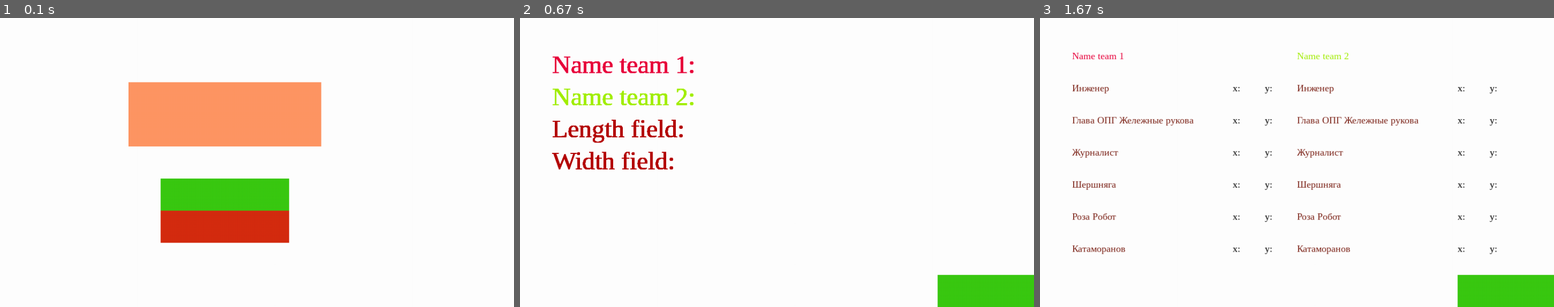
Above: before the commit, frames 1-3 (left to right).
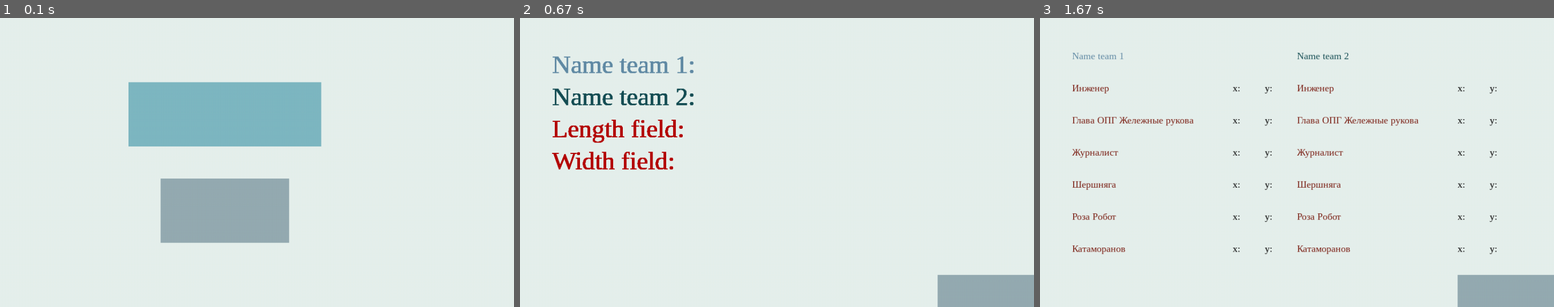
Above: after the commit, the same moments.

Repository: poLLiAziatka/Super-Gaame
Game: pygame game, started from interface.py
Two runs of this game, one before a commit and one after it. Both use one fixed random seed, a clock stepped at 60 frames per second and the inputs below.
Inputs (mouse positions are in pixels of both pictures, inside the frame that each line leads up to):
- Up to frame 1 (0.1 s): no input
- Up to frame 2 (0.67 s): click (746, 194) at 0.38 s
- Up to frame 3 (1.67 s): click (1507, 289) at 0.72 s

The runs differ from the first frame. In frame 1, 85% of the frame differs, in the area x 0-100%, y 0-100%; in frame 2, 82%; in frame 3, 81%.

Commit message:
Поменяла цветовую гамму; делаю все лишь бы не исправлять ошибки :)

Diff:
--- a/interface.py
+++ b/interface.py
@@ -4,12 +4,11 @@
 FPS = 60
 size = 60
 
-background_color = (255, 255, 255)
-name_game_color = (255, 150, 100)
-start_button_color = (58, 202, 19)
-exit_button_color = (214, 44, 17)
-team1_color = (233, 0, 58)
-team2_color = (162, 239, 0)
+background_color = (231, 240, 237)
+name_game_color = (127, 185, 194)
+button_color_1 = (149, 172, 178)
+team1_color = (98, 140, 166)
+team2_color = (22, 79, 85)
 team1_input = pygame_textinput.TextInput(initial_string='', font_family='serif', font_size=size // 10 * 8,
                                          text_color=team1_color, cursor_color=(255, 255, 255))
 team2_input = pygame_textinput.TextInput(initial_string='', font_family='serif', font_size=size // 10 * 8,
@@ -39,8 +38,8 @@
                     elif 5 * size <= pos[0] <= 9 * size and 6 * size <= pos[1] <= 7 * size:
                         exit()
         pygame.draw.rect(sc, name_game_color, (4 * size, 2 * size, 6 * size, 2 * size))
-        pygame.draw.rect(sc, start_button_color, (5 * size, 5 * size, 4 * size, 1 * size))
-        pygame.draw.rect(sc, exit_button_color, (5 * size, 6 * size, 4 * size, 1 * size))
+        pygame.draw.rect(sc, button_color_1, (5 * size, 5 * size, 4 * size, 1 * size))
+        pygame.draw.rect(sc, button_color_1, (5 * size, 6 * size, 4 * size, 1 * size))
 
         pygame.display.update()
         clock.tick(FPS)
@@ -75,7 +74,7 @@
         team2_input.update(events)
         sc.blit(team2_input.get_surface(), (size * 7, 2 * size))
 
-        pygame.draw.rect(sc, start_button_color, (13 * size, 8 * size, 3 * size, 1 * size))
+        pygame.draw.rect(sc, button_color_1, (13 * size, 8 * size, 3 * size, 1 * size))
 
         pygame.display.update()
         clock.tick(FPS)
@@ -112,7 +111,7 @@
             sc.blit(f1.render("y: ", 1, (0, 0, 0)), (14 * size, i * size))
         i = 1
 
-        pygame.draw.rect(sc, start_button_color, (13 * size, 8 * size, 3 * size, 1 * size))
+        pygame.draw.rect(sc, button_color_1, (13 * size, 8 * size, 3 * size, 1 * size))
         pygame.display.update()
         clock.tick(FPS)
 
